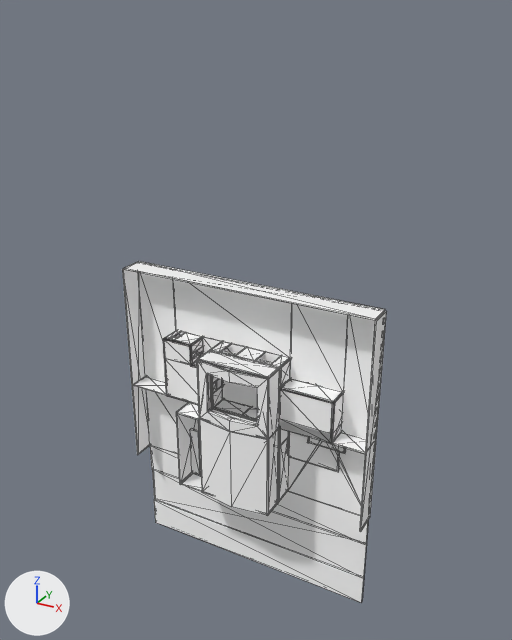
Before and after pictures for a commit that changed the glTF model assets/units/pd2_mod_hgs/mockup/mockup.glb.
One viewpoint serves both versions: a camera (50 mm lens) standing at (47.7, -99.1, 67.3) and looking at (-7.1, 0.5, 17.6). Every picture has the same lights, and +X, +Y and +Z are marked at lower left. Mesh edges are drawn as thin lines. Where no turn or scale is listed for an object, it has been applied to the vertices. Vertices at the same position are counted once.

Names of what the first picture shows: 'g_mkp'.
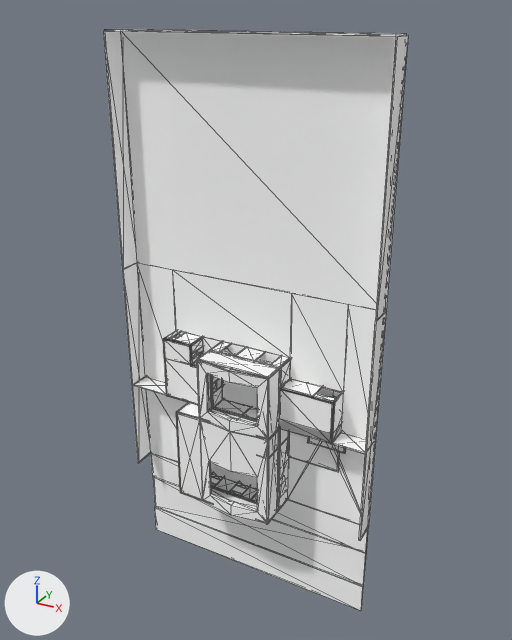
Boxes [x1, y1, x2, y2] around the edits, measured in the pictures (512 x 640 px; the box of a moved part takes in the faces that stretch with it):
'g_mkp', reshaped (15% wider, 70% taller)
    before: [122, 261, 387, 603]
    after: [103, 29, 409, 611]
part 1 of me_g_g, added
    after: [214, 477, 238, 492]
part 2 of me_g_g, added
    after: [240, 486, 257, 501]
part 3 of me_g_g, added
    after: [211, 473, 223, 480]
part 4 of me_g_g, added
    after: [235, 482, 249, 489]
part 5 of me_g_g, added
    after: [229, 490, 242, 497]
part 6 of me_g_g, added
    after: [181, 486, 279, 523]
part 7 of me_g_g, moved or reshaped
    before: [154, 311, 387, 578]
    after: [155, 311, 387, 587]
part 8 of me_g_g, built on
    before: [123, 261, 385, 321]
    after: [103, 29, 409, 321]

Patch to the scene script:
```diff
--- a/assets/units/pd2_mod_hgs/mockup/mockup.glb.py
+++ b/assets/units/pd2_mod_hgs/mockup/mockup.glb.py
@@ me_g_g @@
 # used by ob_g_mkp; location = (0.0, 0.0, 0.0)
-me_g_g.from_pydata(...)  # 751 vertices, 1376 faces; spans x -32.3..16.2, y -9.0..4.5, z -36.0..24.2
+me_g_g.from_pydata(...)  # 882 vertices, 1620 faces; spans x -32.3..16.3, y -9.0..4.5, z -38.0..64.2
+# me_g_g part 1: a new loose piece, a box spanning x -14.2..-10.8, y -4.0..0.5, z -18.0..-17.75, in mat_mat_mat
+# me_g_g part 2: a new loose piece, a box spanning x -8.2..-6.0, y -4.0..0.5, z -18.0..-17.75, in mat_mat_mat
+# me_g_g part 3: a new loose piece, a box spanning x -16.8..-14.2, y -1.0..0.5, z -18.0..-17.75, in mat_mat_mat
+# me_g_g part 4: a new loose piece, a box spanning x -10.8..-8.2, y -1.0..0.5, z -18.0..-17.75, in mat_mat_mat
+# me_g_g part 5: a new loose piece, a box spanning x -10.8..-8.2, y -4.0..-2.8, z -18.0..-17.75, in mat_mat_mat
+# me_g_g part 6: a new loose piece, a box spanning x -19.0..0.0, y -8.0..-3.5, z -18.0..-17.75, in mat_mat_mat
+# me_g_g part 7: 46 vertices moved from x -32.3..16.2, y -8.0..0.5, z -36.0..-6.0 to x -32.3..16.2, y -8.0..0.5, z -38.0..-5.5; 24 vertices removed from x -19.0..16.2, y -9.0..0.5, z -16.0..0.0; 60 vertices added at x -19.0..16.2, y -9.0..4.5, z -18.0..8.0
+# me_g_g part 8: 4 vertices removed from x -32.0..16.0, y -4.0..0.5, z 24.2; 21 vertices added at x -32.3..16.3, y -4.0..0.5, z 24.0..64.2
 me_g_g.materials.append(mat_mat_mat)
```
